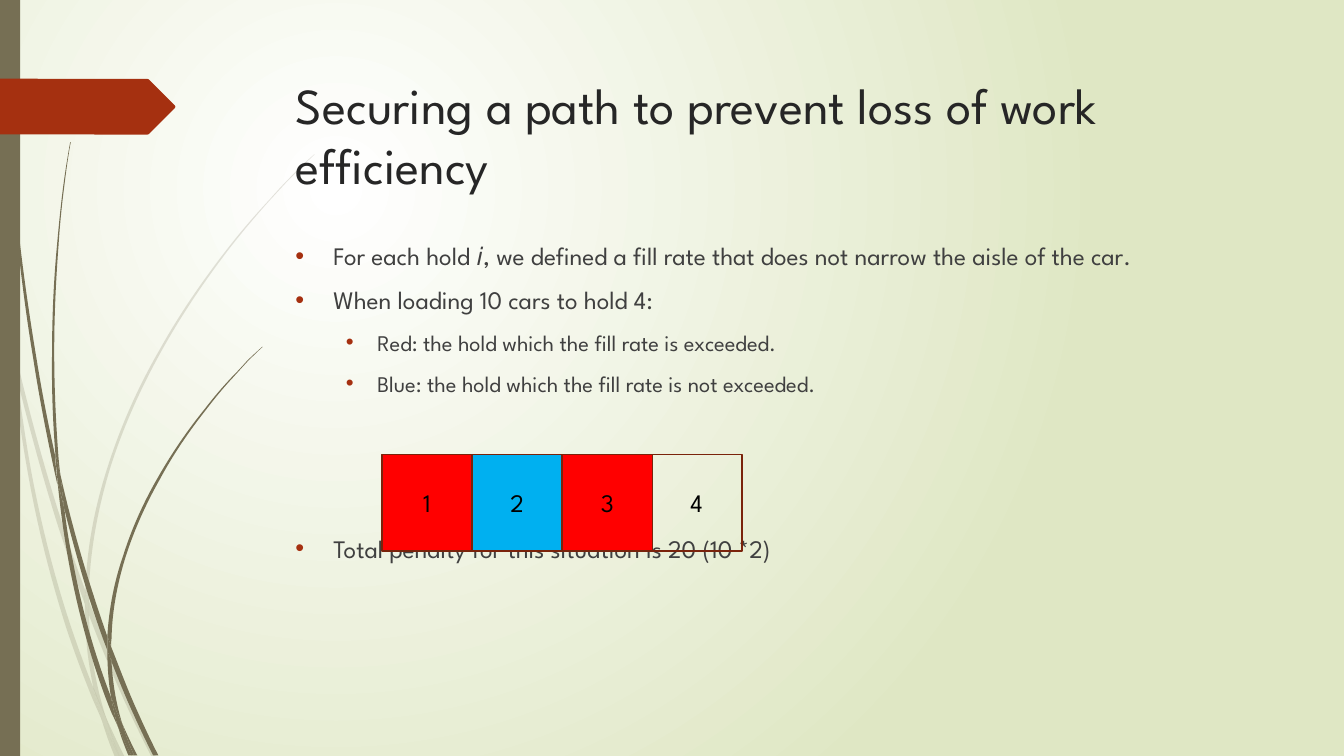
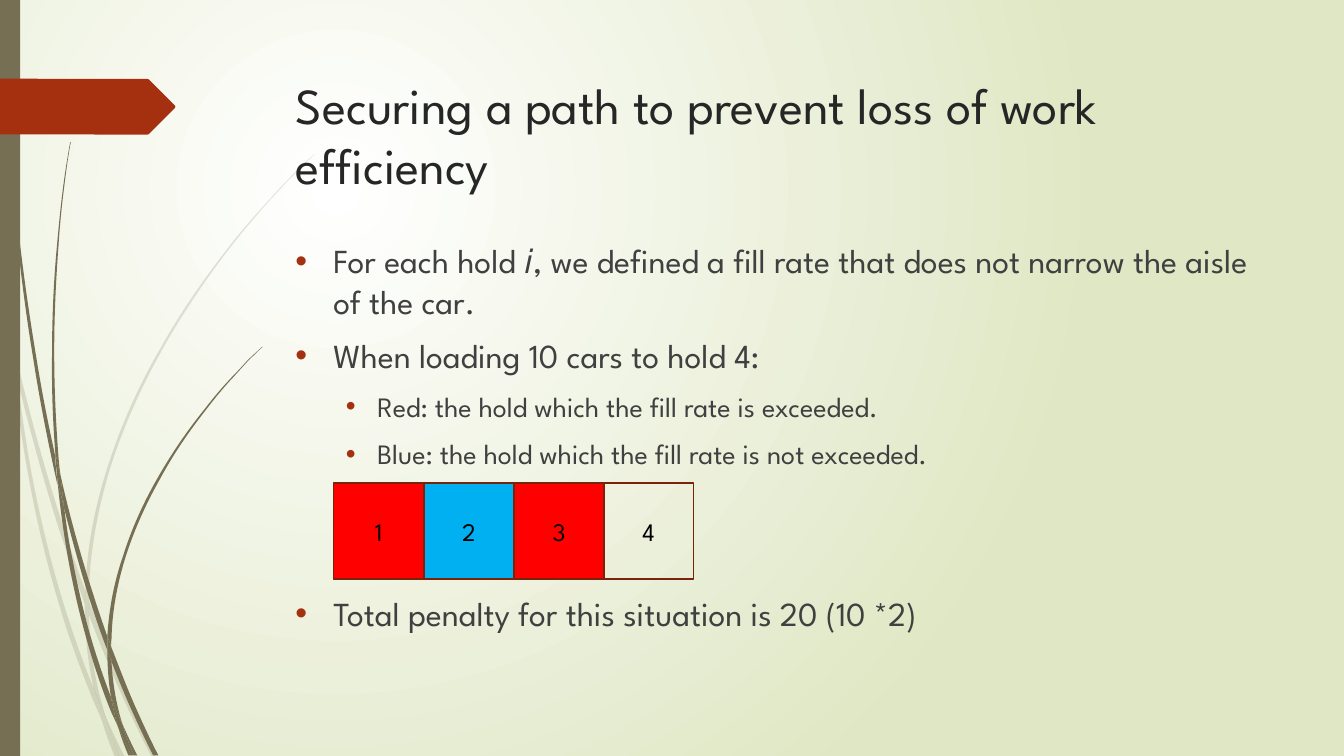
Before and after one commit to r-kurosu/kline_new, a slide deck: slide 15 of 5月 中間報告pptx.pptx (slide 14 before the commit). Drawn at 1344x756 pixels with LibreOffice and Linux fonts; fonts in the diff are those of the drawing. Boxes give left, top, right and bottom in pixels: in the first picture for what was removed or moved away, otherwise in the second. Text is boxed around its words. In the diff, an @@ line names an element or a change of style, - is before the commit and + after.

```diff
--- a/5月 中間報告pptx.pptx
+++ b/5月 中間報告pptx.pptx
@@ text "For each hold 𝑖, we ..." at [333,248,1247,633]: size 18 to 24 pt in "For each hold 𝑖, we defined a ...", "When loading 10 cars to hold 4:", "Total penalty for this situation is 20 ..."; size 16 to 20 pt in "Red: the hold which the fill rate ...", "Blue: the hold which the fill rate ..." @@
@@ rectangle: place and size @@
-rectangle at [651,455,742,552]
+rectangle at [604,483,695,580]
@@ 3 rectangles, 1 text: place and size @@
-3 rectangles, 1 text at [382,455,702,552]
+3 rectangles, 1 text at [334,483,654,580]
```
Also in this commit, not shown: 6 other slides changed, 5 slides added.
